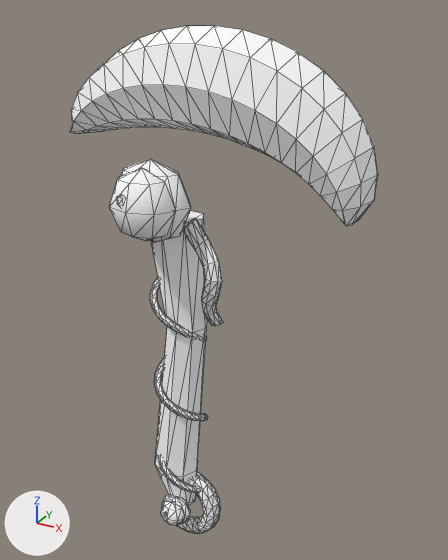
The OBJ model src/main/resources/assets/sunlit_journal_core/models/fantasy/blood_eclipse/hoe.obj as it was, and as the next commit left it.
Rendered twice from a 50 mm lens placed at (1.028, -1.3, 0.934), pointed at (0.578, -0.481, 0.524). Every picture has the same lights, and +X, +Y and +Z are marked at lower left. The picture after the commit comes second. Mesh edges are drawn as thin lines. Where no turn or scale is listed for an object, it has been applied to the vertices. Vertices at exactly the same position are counted once.

Objects in the first picture: 'hoe'.
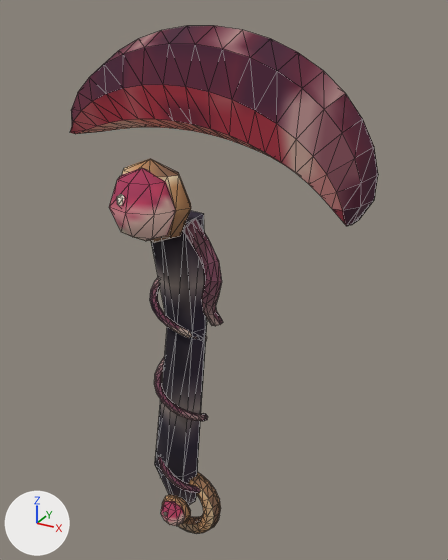
Changed parts and their boxes [x1, y1, x2, y2] in the pictures (448 x 560 px):
'hoe', surface changed (darker)
    both: [70, 26, 378, 534]

Patch to the scene script:
```diff
--- a/src/main/resources/assets/sunlit_journal_core/models/fantasy/blood_eclipse/hoe.obj.py
+++ b/src/main/resources/assets/sunlit_journal_core/models/fantasy/blood_eclipse/hoe.obj.py
@@ img_light @@
+img_light = load_image('light', '../../../textures/item/fantasy_materials/blood_eclipse/light.png', 64, 64, 'sRGB')
@@ img_main @@
+img_main = load_image('main', '../../../textures/item/fantasy_materials/blood_eclipse/main.png', 64, 64, 'sRGB')
@@ img_shade @@
+img_shade = load_image('shade', '../../../textures/item/fantasy_materials/blood_eclipse/shade.png', 64, 64, 'sRGB')
@@ img_edge @@
+img_edge = load_image('edge', '../../../textures/item/fantasy_materials/blood_eclipse/edge.png', 64, 64, 'sRGB')
@@ img_gem @@
+img_gem = load_image('gem', '../../../textures/item/fantasy_materials/blood_eclipse/gem.png', 16, 16, 'sRGB')
@@ img_metal @@
+img_metal = load_image('metal', '../../../textures/item/fantasy_materials/blood_eclipse/metal.png', 64, 64, 'sRGB')
@@ img_wrap @@
+img_wrap = load_image('wrap', '../../../textures/item/fantasy_materials/blood_eclipse/wrap.png', 32, 32, 'sRGB')
@@ img_grip @@
+img_grip = load_image('grip', '../../../textures/item/fantasy_materials/blood_eclipse/grip.png', 32, 32, 'sRGB')
@@ img_grip_shade @@
+img_grip_shade = load_image('grip_shade', '../../../textures/item/fantasy_materials/blood_eclipse/grip_shade.png', 32, 32, 'sRGB')
@@ mat_grip_shade @@
 mat_grip_shade = principled_material('grip_shade')
-mat_grip_shade.texture = img_fantasy_white
+mat_grip_shade.texture = img_grip_shade
 mat_grip_shade.roughness = 1.0
@@ mat_grip @@
 mat_grip = principled_material('grip')
-mat_grip.texture = img_fantasy_white
+mat_grip.texture = img_grip
 mat_grip.roughness = 1.0
@@ mat_wrap @@
 mat_wrap = principled_material('wrap')
-mat_wrap.texture = img_fantasy_white
+mat_wrap.texture = img_wrap
 mat_wrap.roughness = 1.0
@@ mat_metal @@
 mat_metal = principled_material('metal')
-mat_metal.texture = img_fantasy_white
+mat_metal.texture = img_metal
 mat_metal.roughness = 1.0
@@ mat_gem @@
 mat_gem = principled_material('gem')
-mat_gem.texture = img_fantasy_white
+mat_gem.texture = img_gem
 mat_gem.roughness = 1.0
@@ mat_edge @@
 mat_edge = principled_material('edge')
-mat_edge.texture = img_fantasy_white
+mat_edge.texture = img_edge
 mat_edge.roughness = 1.0
@@ mat_shade @@
 mat_shade = principled_material('shade')
-mat_shade.texture = img_fantasy_white
+mat_shade.texture = img_shade
 mat_shade.roughness = 1.0
@@ mat_main @@
 mat_main = principled_material('main')
-mat_main.texture = img_fantasy_white
+mat_main.texture = img_main
 mat_main.roughness = 1.0
@@ mat_light @@
 mat_light = principled_material('light')
-mat_light.texture = img_fantasy_white
+mat_light.texture = img_light
 mat_light.roughness = 1.0
@@ me_hoe @@
 me_hoe.from_pydata(...)  # 875 vertices, 1704 faces; spans x 0.317..0.819, y -0.628..-0.431, z -0.033..0.911
 # used by ob_hoe; location = (0.0, 0.0, 0.0)
+# me_hoe part 1: texture (UV) coordinates of 1704 of 1704 faces, centred in x 0.318..0.815, y -0.621..-0.438, z -0.031..0.903, changed; they spanned u 0.5..0.5, v 0.5..0.5 and now span u 0.0..1.0, v 0.0..1.0
 me_hoe.materials.append(mat_grip_shade)
```
